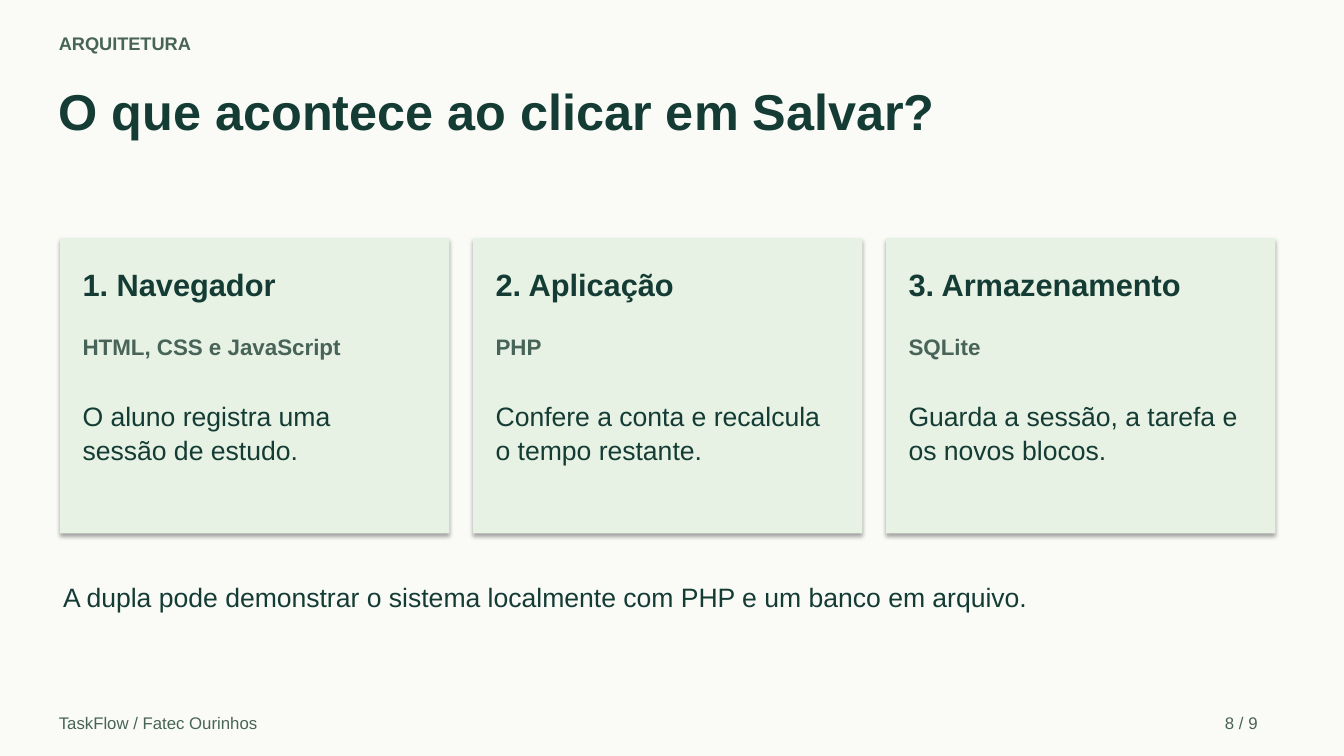
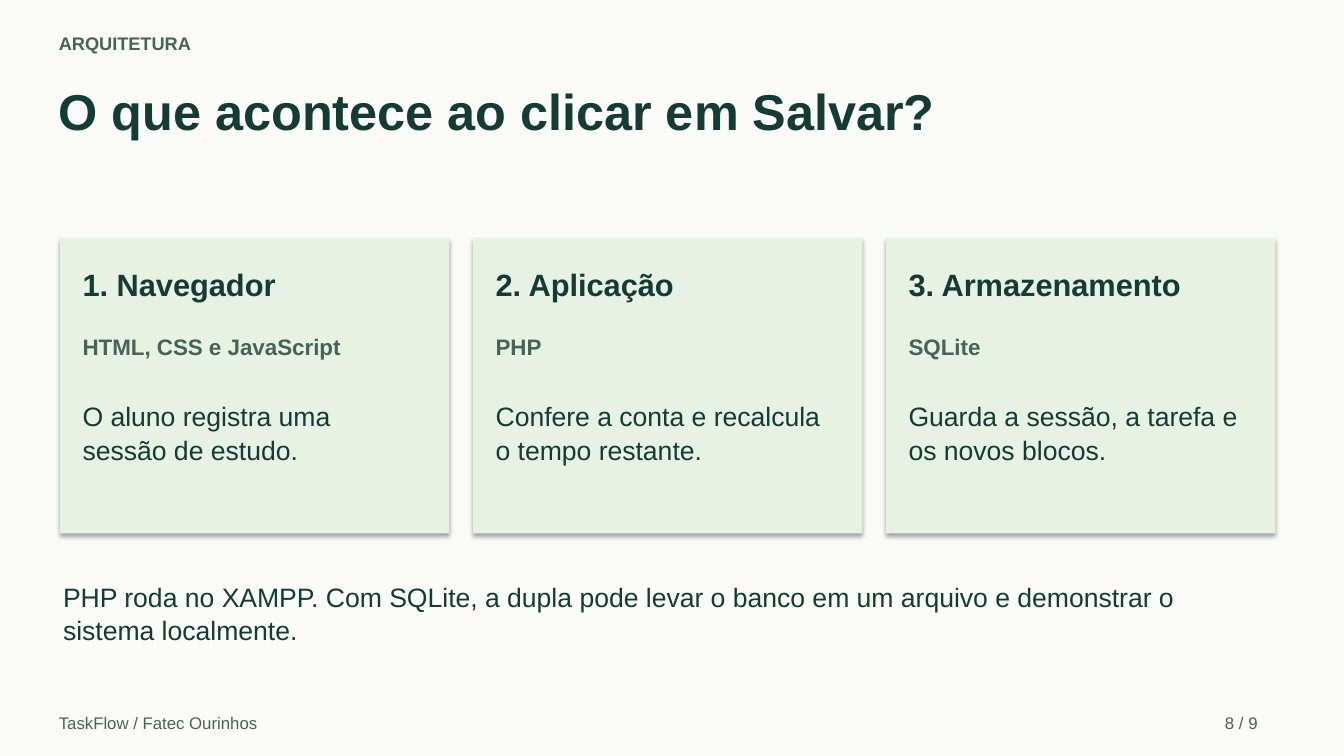
Before and after one commit to Guilherme2846/TaskFlow, a slide deck: slide 8 of docs/TaskFlow_Apresentacao.pptx. Drawn at 1344x756 pixels with LibreOffice and Linux fonts; fonts in the diff are those of the drawing. Boxes give left, top, right and bottom in pixels: in the first picture for what was removed or moved away, otherwise in the second. Text is boxed around its words. In the diff, an @@ line names an element or a change of style, - is before the commit and + after.

```diff
--- a/docs/TaskFlow_Apresentacao.pptx
+++ b/docs/TaskFlow_Apresentacao.pptx
@@ text at box(63, 587, 1174, 612): text changed @@
-A dupla pode demonstrar o sistema localmente com PHP e um banco em arquivo.
+PHP roda no XAMPP. Com SQLite, a dupla pode levar o banco em um arquivo e demonstrar o
@@ text added at box(63, 620, 298, 641), 19 pt, text #143C34 @@
+sistema localmente.
```
Also in this commit, not shown: 2 other slides changed, 2 other files.
